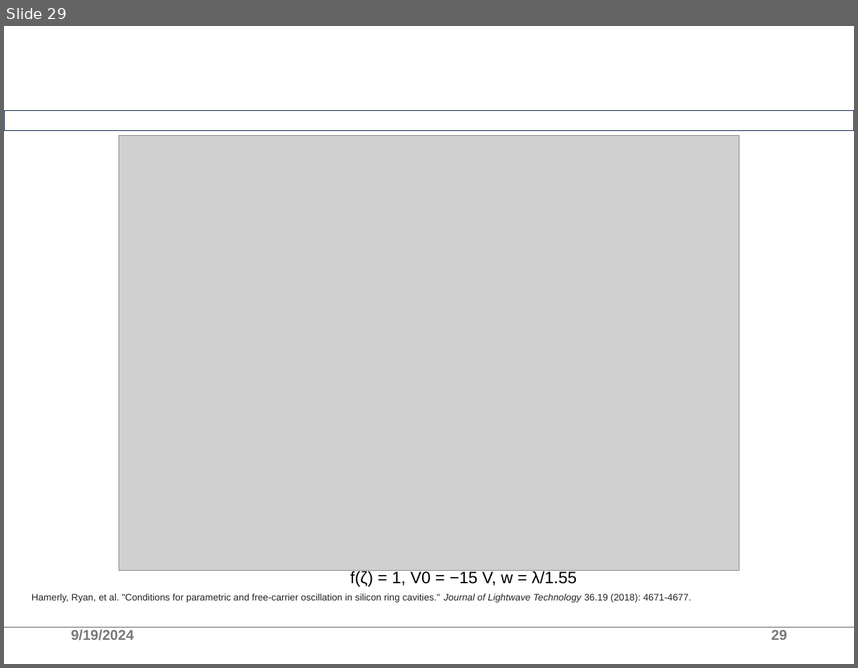
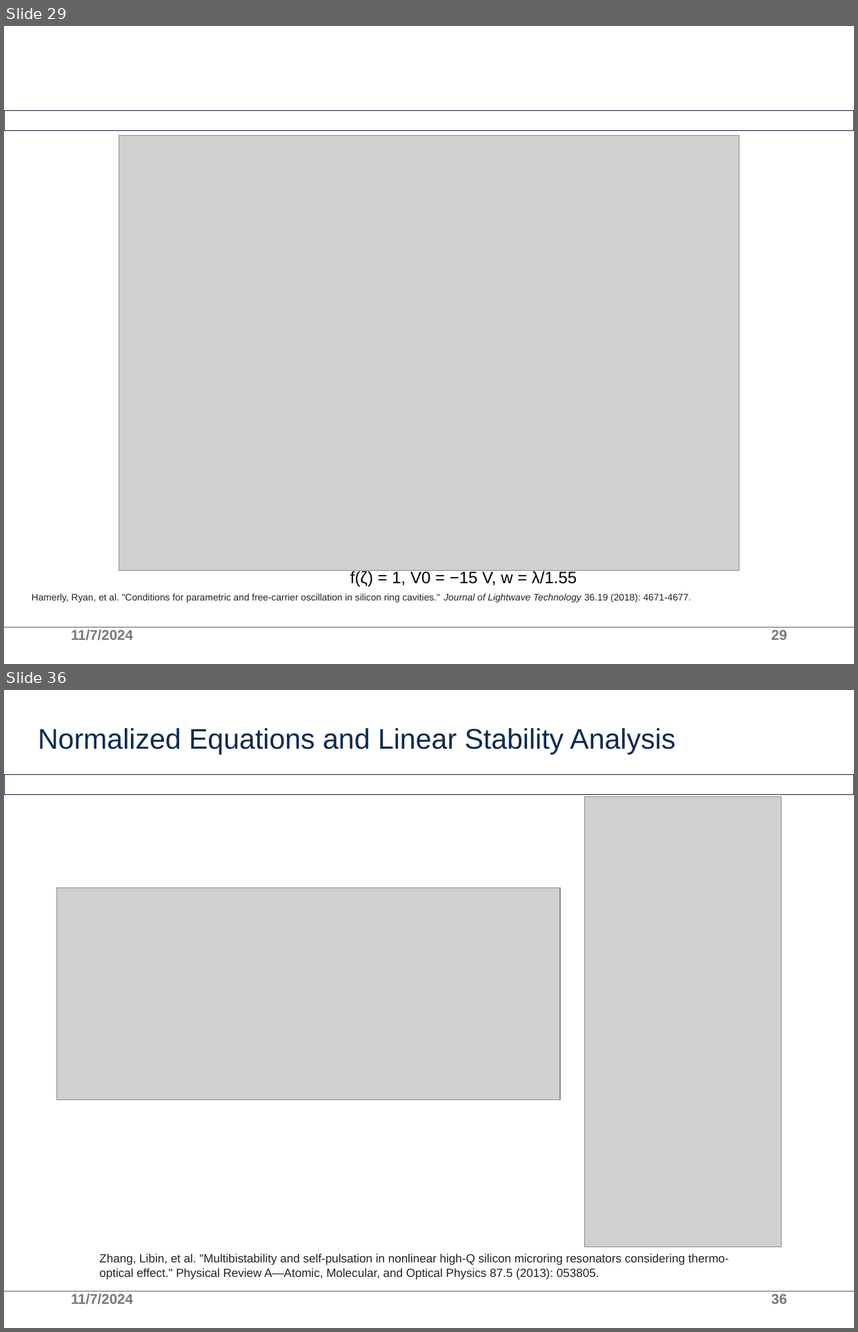
Before and after one commit to AllInCoffee/WHK_workplace, a slide deck: progress.pptx. Shown one above the other, each under a label of ours: slide 29 before the commit, slides 29 and 36 after it; the slides between them are not shown. The pictures are 858x668 and 858x1332 pixels, drawn with LibreOffice and Linux fonts; fonts in the diff are those of the drawing; grey boxes stand for pictures; background and template pictures are left out. Boxes give left, top, right and bottom in pixels: in the first picture for what was removed or moved away, otherwise in the second. Text is boxed around its words. In the diff, an @@ line names an element or a change of style, - is before the commit and + after.

```diff
--- a/progress.pptx
+++ b/progress.pptx
@@ slide 36 added at box(4, 690, 854, 1328), background #FFFFFF; not listed: 2 template elements that a slide beside it also shows @@
@@ title added at box(38, 728, 675, 754), 24 pt, text #0B2A51 @@
+Normalized Equations and Linear Stability Analysis
@@ picture added at box(584, 796, 781, 1247) @@
@@ picture added at box(56, 888, 560, 1100) @@
@@ text added at box(99, 1253, 729, 1279), 10 pt, text #222222 @@
+Zhang, Libin, et al. "Multibistability and self-pulsation in nonlinear high-Q silicon microring resonators considering thermo-optical effect." Physical Review A—Atomic, Molecular, and Optical Physics 87.5 (2013): 053805.
@@ text added at box(71, 1293, 133, 1304), 12 pt, text #797979 @@
+11/7/2024
@@ page number added at box(771, 1294, 787, 1303), 12 pt, text #797979 @@
+36
@@ slide 29 changed as well @@
@@ text at box(71, 629, 133, 640): text changed @@
-9/19/2024
+11/7/2024
```
Also in this commit, not shown: 27 other slides changed, 7 other slides added.
